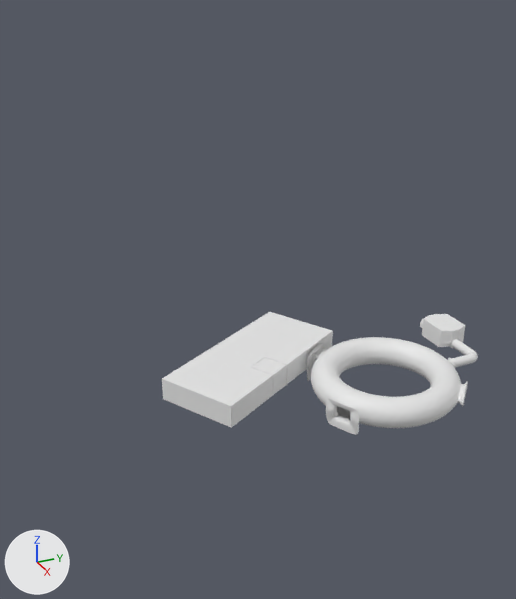
The Blender file DescentRemake/Assets/LevelAssets/levelLM.blend: old version first, new version second.
Camera for both pictures: a camera (50 mm lens) standing at (206.0, -174.7, 135.5) and looking at (22.7, -92.2, 43.9). Every picture has the same lights, and +X, +Y and +Z are marked at lower left.

Names of what the first picture shows: 'Torus', 'room2ceil', 'room2frontwall', 'room2wall2'.
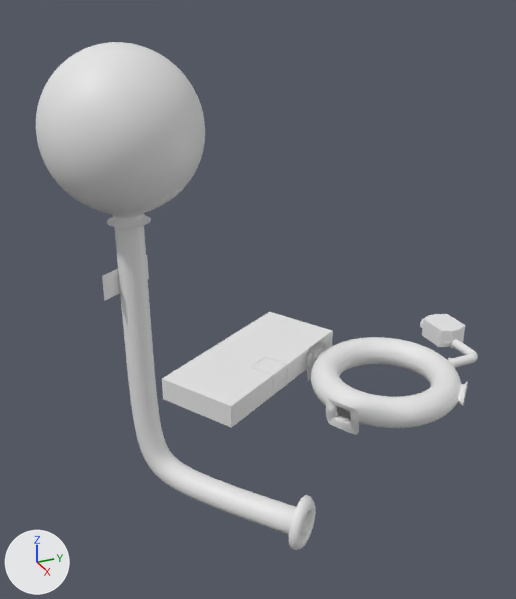
Where the change shows, as pixel boxes (x1, y1, x2, y2) in the pictures (516 x 599 px):
```json
{"object": "Sphere", "change": "added", "after": [36, 42, 205, 228]}
{"object": "tubeToSphere", "change": "added", "after": [113, 215, 316, 550]}
{"object": "semicircleRoom.003", "change": "added", "after": [102, 255, 149, 301]}
```

Scene script edits in JSON lines:
```json
{"op": "add", "block": "me_sphere_001", "code": ["me_sphere_001 = bpy.data.meshes.new('Sphere.001')", "me_sphere_001.from_pydata(...)  # 545 vertices, 544 faces; spans x -1.0..1.0, y -1.0..1.0, z -1.13..1.0", "me_sphere_001.polygons.foreach_set('use_smooth', [True] * 544)"]}
{"op": "add", "block": "me_mesh_002", "code": ["me_mesh_002 = bpy.data.meshes.new('Mesh.002')", "me_mesh_002.from_pydata(...)  # 3554 vertices, 3486 faces; spans x -47.7..2.7, y -6.4..7.1, z -6.6..73.6", "me_mesh_002.polygons.foreach_set('use_smooth', [True] * 3486)"]}
{"op": "add", "block": "me_cylinder_004", "code": ["me_cylinder_004 = bpy.data.meshes.new('Cylinder.004')", "me_cylinder_004.from_pydata([(0.02, 3.56, -4.39), (0.02, 3.56, 2.04), (3.25, -1.06, -4.39), (3.25, -1.06, 2.04), (2.14, 0.53, -4.39), (1.32, 1.71, 2.04), (1.32, 1.71, -4.39), (2.13, 0.54, 2.04)], [], [(1, 0, 6, 5), (2, 3, 7, 4)])"]}
{"op": "add", "block": "ob_sphere", "code": ["ob_sphere = bpy.data.objects.new('Sphere', me_sphere_001)", "ob_sphere.location = (49.1, -136.8, 103.9)", "ob_sphere.rotation_euler = (-0.00338, 0.00901, 0.000139)  # degrees (-0.2, 0.5, 0)", "ob_sphere.scale = (18.4, 18.4, 18.4)", "_m = ob_sphere.modifiers.new('Subsurf', 'SUBSURF')"]}
{"op": "add", "block": "ob_tubetosphere", "code": ["ob_tubetosphere = bpy.data.objects.new('tubeToSphere', me_mesh_002)", "ob_tubetosphere.location = (83.3, -108.7, 11.4)", "ob_tubetosphere.rotation_euler = (0.00322, -0.00319, 0.687)  # degrees (0.2, -0.2, 39)", "_m = ob_tubetosphere.modifiers.new('Decimate', 'DECIMATE')", "_m.ratio = 0.215", "_m.iterations = 1"]}
{"op": "add", "block": "ob_semicircleroom_003", "code": ["ob_semicircleroom_003 = bpy.data.objects.new('semicircleRoom.003', me_cylinder_004)", "ob_semicircleroom_003.location = (42.0, -141.6, 69.4)", "ob_semicircleroom_003.scale = (2.75, 2.9, 0.995)"]}
```
